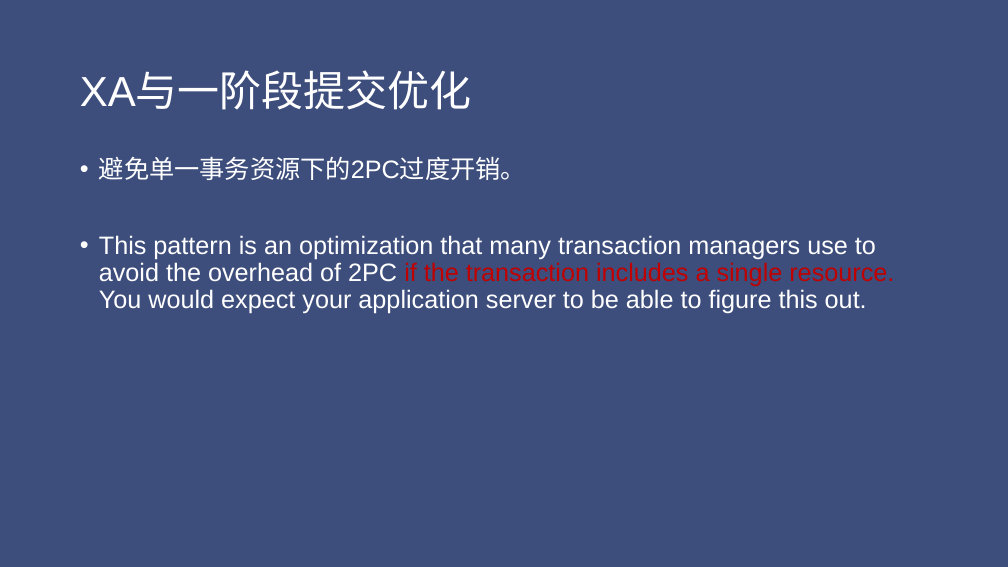
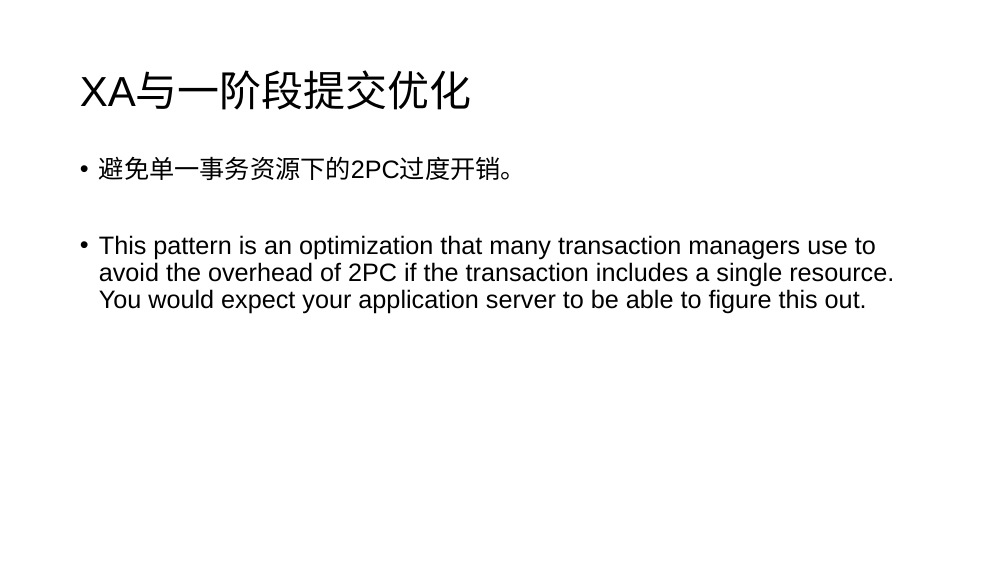
Before and after one commit to jungle0127/springcloudstudy, a slide deck: slide 46 of docs/distributedsystemtransaction.pptx. Drawn at 1008x567 pixels with LibreOffice and Linux fonts; fonts in the diff are those of the drawing. Boxes give left, top, right and bottom in pixels: in the first picture for what was removed or moved away, otherwise in the second. Text is boxed around its words. In the diff, an @@ line names an element or a change of style, - is before the commit and + after.

Commit message:
updated master style of slides

```diff
--- a/docs/distributedsystemtransaction.pptx
+++ b/docs/distributedsystemtransaction.pptx
@@ background #3E4E7C to #FFFFFF @@
@@ title "XA与一阶段提交优化" at bbox=[80, 72, 472, 110]: text colour #FFFFFF to #000000 @@
@@ text "避免单一事务资源下的2PC过度开销。" at bbox=[99, 156, 894, 314]: text colour #FFFFFF to #000000 in "避免单一事务资源下的2PC过度开销。", "This pattern is an optimization that many ..."; text colour #C00000 to #000000 in "if the transaction includes a single resource." @@
```
Also in this commit, not shown: 90 other slides changed, 1 slide added, 1 slide removed.
